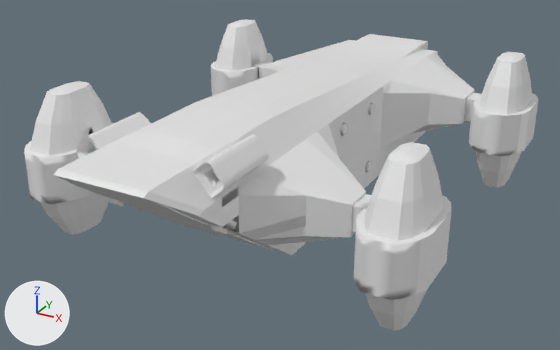
A saved change to the FBX model Assets/NightWanderer/Models/Анимации_Корабля.fbx.
Rendered twice from a camera (50 mm lens) standing at (21.4, -42.8, 18.7) and looking at (-0.4, -3.1, -1.2). Arrows for +X, +Y and +Z are at lower left; the lights stay in place. The picture after the commit comes second. Where no turn or scale is listed for an object, it has been applied to the vertices. Vertices at exactly the same position are counted once.
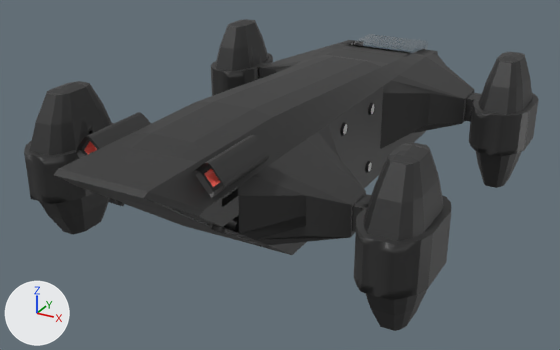
Boxes [x1, y1, x2, y2] around the edits, measured in the pictures (560 x 350 px):
part 1 of me_cube_024, recoloured
    both: [24, 19, 539, 331]
part 2 of me_cube_024, recoloured
    both: [84, 141, 220, 187]

Patch to the scene script:
```diff
--- a/Assets/NightWanderer/Models/Анимации_Корабля.fbx.py
+++ b/Assets/NightWanderer/Models/Анимации_Корабля.fbx.py
@@ mat_body @@
+mat_body = principled_material('Body')
+mat_body.base_color = (0.0284, 0.0284, 0.0284)  # black #2f2f2f
@@ mat_glass @@
+mat_glass = principled_material('Glass')
+mat_glass.base_color = (0.8, 0.8, 0.8)  # white #e7e7e7
+mat_glass.metallic = 1.0
+mat_glass.roughness = 0.1
+mat_glass.alpha = 0.2
@@ mat_engines @@
+mat_engines = principled_material('Engines')
+mat_engines.base_color = (0.8, 0.12, 0.0935)  # red #e76156
@@ me_cube_024 @@
 # used by ob_cube_011; location = (-0.08, 0.01, 0.5)
-me_cube_024.from_pydata(...)  # 10159 vertices, 10884 faces; spans x -12.4..12.4, y -20.0..16.1, z -4.4..4.9
+me_cube_024.from_pydata(...)  # 10218 vertices, 10960 faces; spans x -12.4..12.4, y -20.0..16.1, z -4.4..4.9
+# me_cube_024 part 1: 10632 faces spanning x -12.4..12.4, y -20.0..14.8, z -4.4..4.9 switch from no material to mat_body (black #2f2f2f)
+# me_cube_024 part 2: 184 faces spanning x -11.3..11.3, y -16.5..10.5, z -4.4..4.6 switch from no material to mat_engines (red #e76156)
+# edits to the shape of me_cube_024 do not show in these pictures
+me_cube_024.materials.append(mat_glass)  # white #e7e7e7
```
